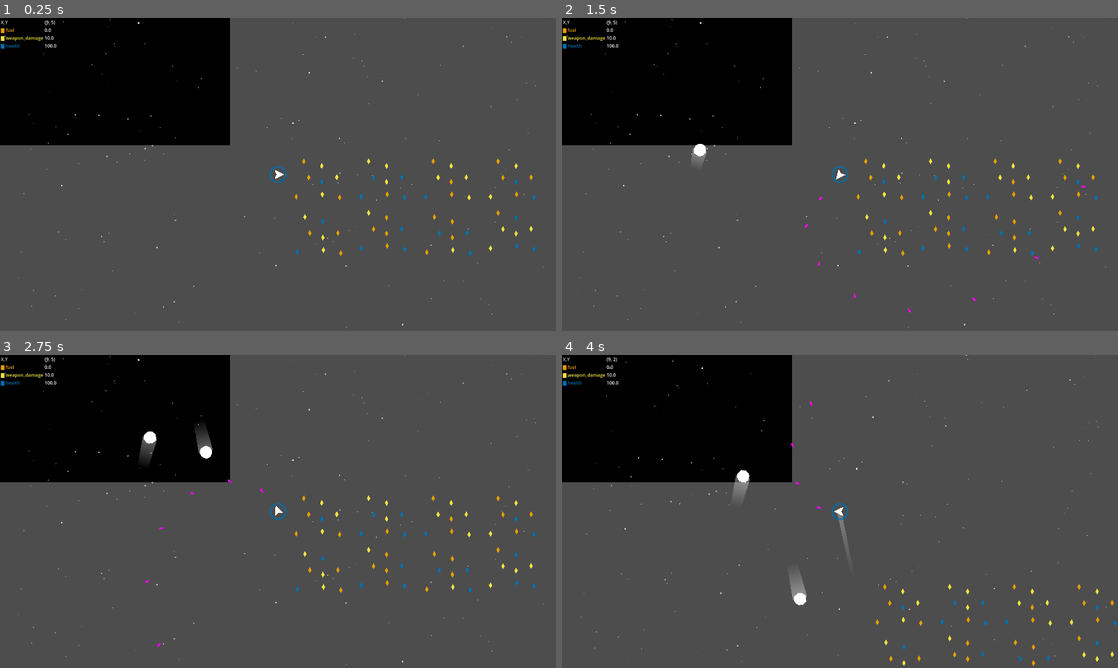
Above: before the commit, frames 1-4 (two rows, left to right).
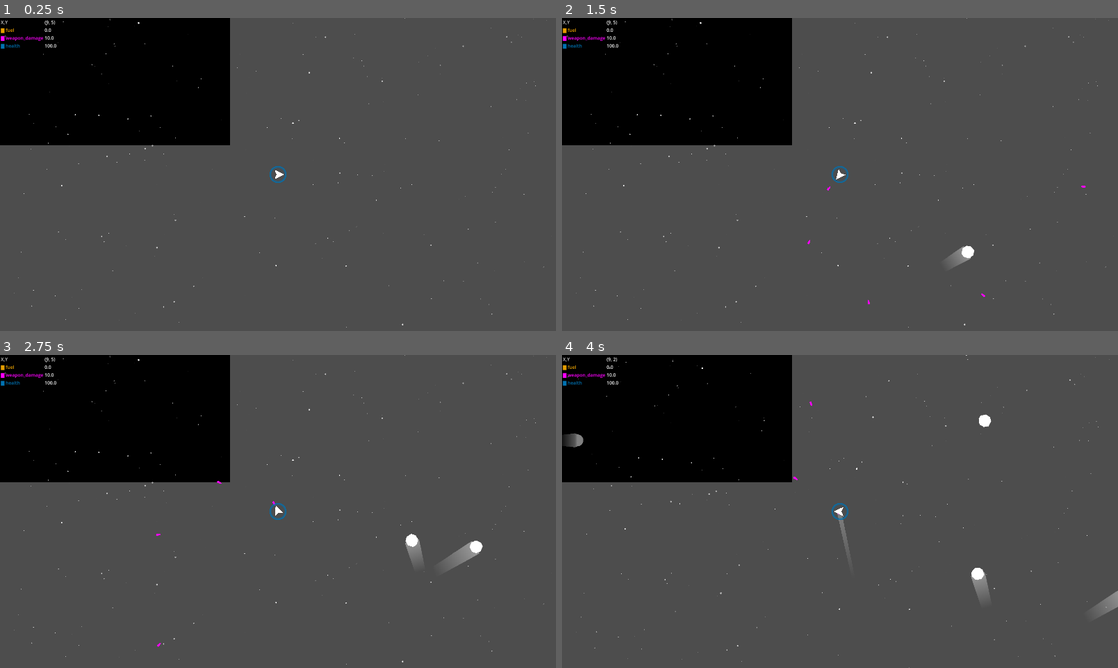
Above: after the commit, the same moments.

Repository: krets/space-octo
Game: Godot game, scene res://scenes/Game.tscn
Same seed, same stepped clock (60 frames per second), same inputs: the game is played once before the commit and once after it.
Inputs:
- Up to frame 1 (0.25 s): no input
- Up to frame 2 (1.5 s): tap Enter at 0.5 s; hold D (turn_right) 0.53-1.28 s; hold Space (shoot) 0.53-1.28 s; hold S (brake) from 1.28 s (still down); tap Space (shoot) at 1.35 s
- Up to frame 3 (2.75 s): release S (brake) at 2.03 s; hold D (turn_right) from 2.03 s (still down); hold Space (shoot) from 2.03 s (still down)
- Up to frame 4 (4 s): release D (turn_right) at 2.78 s; release Space (shoot) at 2.78 s; hold W (thrust) 2.78-3.53 s; tap Space (shoot) at 2.85 s; hold A (turn_left) from 3.53 s (still down); hold Space (shoot) from 3.53 s (still down)

The runs differ from the first frame. In frame 1, 0.5% of the frame differs, in the area x 0-97%, y 5-77%; in frame 2, 0.9%; in frame 3, 1.5%; in frame 4, 1.5%.

Commit message:
reset stats; deleted temp pickups

Diff:
--- a/resources/color_palette.tres
+++ b/resources/color_palette.tres
@@ -1,4 +1,4 @@
 [gd_resource type="ColorPalette" format=3 uid="uid://c25rfq4f46u7j"]
 
 [resource]
-colors = PackedColorArray(0.901961, 0.623529, 0, 1, 0.941176, 0.894118, 0.258824, 1, 0, 0.447059, 0.698039, 1, 1, 0, 1, 1)
+colors = PackedColorArray(0.901961, 0.623529, 0, 1, 1, 0, 1, 1, 0, 0.447059, 0.698039, 1, 0.941176, 0.894118, 0.258824, 1)
--- a/resources/player_stats.tres
+++ b/resources/player_stats.tres
@@ -10,14 +10,16 @@
 max_speed = 900.0
 max_health = 200.0
 health = 100.0
-weapon_cooldown = 0.1
+weapon_cooldown = 0.2
 weapon_damage = 10.0
+max_weapon_damage = 100.0
 shield_size_empty = 14.0
 shield_size_min = 32.0
 shield_display_min = 25.0
 shield_grow_size = 120.0
 shield_grow_threshold = null
 fuel = 0.0
+max_fuel = 500.0
 points_blue = 0
 points_orange = 0
 points_yellow = 0
--- a/scenes/Game.tscn
+++ b/scenes/Game.tscn
@@ -1,14 +1,13 @@
-[gd_scene load_steps=6 format=3 uid="uid://fl2kqgotehqv"]
+[gd_scene load_steps=5 format=3 uid="uid://fl2kqgotehqv"]
 
 [ext_resource type="Script" uid="uid://1sg3fatw1k6i" path="res://scripts/game.gd" id="1_78awf"]
 [ext_resource type="PackedScene" uid="uid://cwuun8ra6ut7b" path="res://scenes/starfield.tscn" id="1_cpr0p"]
 [ext_resource type="PackedScene" uid="uid://dqo5pdkg21lrv" path="res://scenes/Player.tscn" id="2_cpr0p"]
 [ext_resource type="PackedScene" uid="uid://cha7k347d2gt3" path="res://scenes/hud_stats.tscn" id="3_s0nni"]
-[ext_resource type="PackedScene" uid="uid://craxkns3tugl7" path="res://scenes/pickup.tscn" id="5_s0nni"]
 
 [node name="Game" type="Node2D"]
 script = ExtResource("1_78awf")
-asteroid_timer_max = 5.0
+asteroid_timer_max = 3.0
 max_asteroids = 150
 
 [node name="CanvasLayer" type="CanvasLayer" parent="."]
@@ -40,196 +39,4 @@
 
 [node name="Asteroids" type="Node2D" parent="."]
 
-[node name="Pickup" parent="." instance=ExtResource("5_s0nni")]
-position = Vector2(1079, 562)
-
-[node name="Pickup2" parent="." instance=ExtResource("5_s0nni")]
-position = Vector2(1176, 561)
-
-[node name="Pickup3" parent="." instance=ExtResource("5_s0nni")]
-position = Vector2(1124, 522)
-
-[node name="Pickup4" parent="." instance=ExtResource("5_s0nni")]
-position = Vector2(1126, 620)
-
-[node name="Pickup5" parent="." instance=ExtResource("5_s0nni")]
-position = Vector2(1036, 628)
-
-[node name="Pickup6" parent="." instance=ExtResource("5_s0nni")]
-position = Vector2(1062, 506)
-
-[node name="Pickup7" parent="." instance=ExtResource("5_s0nni")]
-position = Vector2(1124, 577)
-
-[node name="Pickup8" parent="." instance=ExtResource("5_s0nni")]
-position = Vector2(1186, 631)
-
-[node name="Pickup9" parent="." instance=ExtResource("5_s0nni")]
-position = Vector2(1303, 562)
-
-[node name="Pickup10" parent="." instance=ExtResource("5_s0nni")]
-position = Vector2(1400, 561)
-
-[node name="Pickup11" parent="." instance=ExtResource("5_s0nni")]
-position = Vector2(1348, 522)
-
-[node name="Pickup12" parent="." instance=ExtResource("5_s0nni")]
-position = Vector2(1350, 620)
-
-[node name="Pickup13" parent="." instance=ExtResource("5_s0nni")]
-position = Vector2(1260, 628)
-
-[node name="Pickup14" parent="." instance=ExtResource("5_s0nni")]
-position = Vector2(1286, 506)
-
-[node name="Pickup15" parent="." instance=ExtResource("5_s0nni")]
-position = Vector2(1348, 577)
-
-[node name="Pickup16" parent="." instance=ExtResource("5_s0nni")]
-position = Vector2(1410, 631)
-
-[node name="Pickup17" parent="." instance=ExtResource("5_s0nni")]
-position = Vector2(1303, 740)
-
-[node name="Pickup18" parent="." instance=ExtResource("5_s0nni")]
-position = Vector2(1400, 739)
-
-[node name="Pickup19" parent="." instance=ExtResource("5_s0nni")]
-position = Vector2(1348, 700)
-
-[node name="Pickup20" parent="." instance=ExtResource("5_s0nni")]
-position = Vector2(1350, 798)
-
-[node name="Pickup21" parent="." instance=ExtResource("5_s0nni")]
-position = Vector2(1260, 806)
-
-[node name="Pickup22" parent="." instance=ExtResource("5_s0nni")]
-position = Vector2(1286, 684)
-
-[node name="Pickup23" parent="." instance=ExtResource("5_s0nni")]
-position = Vector2(1348, 755)
-
-[node name="Pickup24" parent="." instance=ExtResource("5_s0nni")]
-position = Vector2(1410, 809)
-
-[node name="Pickup25" parent="." instance=ExtResource("5_s0nni")]
-position = Vector2(1083, 754)
-
-[node name="Pickup26" parent="." instance=ExtResource("5_s0nni")]
-position = Vector2(1180, 753)
-
-[node name="Pickup27" parent="." instance=ExtResource("5_s0nni")]
-position = Vector2(1128, 714)
-
-[node name="Pickup28" parent="." instance=ExtResource("5_s0nni")]
-position = Vector2(1130, 812)
-
-[node name="Pickup29" parent="." instance=ExtResource("5_s0nni")]
-position = Vector2(1040, 820)
-
-[node name="Pickup30" parent="." instance=ExtResource("5_s0nni")]
-position = Vector2(1066, 698)
-
-[node name="Pickup31" parent="." instance=ExtResource("5_s0nni")]
-position = Vector2(1128, 769)
-
-[node name="Pickup32" parent="." instance=ExtResource("5_s0nni")]
-position = Vector2(1190, 823)
-
-[node name="Pickup33" parent="." instance=ExtResource("5_s0nni")]
-position = Vector2(1526, 562)
-
-[node name="Pickup34" parent="." instance=ExtResource("5_s0nni")]
-position = Vector2(1623, 561)
-
-[node name="Pickup35" parent="." instance=ExtResource("5_s0nni")]
-position = Vector2(1571, 522)
-
-[node name="Pickup36" parent="." instance=ExtResource("5_s0nni")]
-position = Vector2(1573, 620)
-
-[node name="Pickup37" parent="." instance=ExtResource("5_s0nni")]
-position = Vector2(1483, 628)
-
-[node name="Pickup38" parent="." instance=ExtResource("5_s0nni")]
-position = Vector2(1509, 506)
-
-[node name="Pickup39" parent="." instance=ExtResource("5_s0nni")]
-position = Vector2(1571, 577)
-
-[node name="Pickup40" parent="." instance=ExtResource("5_s0nni")]
-position = Vector2(1633, 631)
-
-[node name="Pickup41" parent="." instance=ExtResource("5_s0nni")]
-position = Vector2(1750, 562)
-
-[node name="Pickup42" parent="." instance=ExtResource("5_s0nni")]
-position = Vector2(1847, 561)
-
-[node name="Pickup43" parent="." instance=ExtResource("5_s0nni")]
-position = Vector2(1795, 522)
-
-[node name="Pickup44" parent="." instance=ExtResource("5_s0nni")]
-position = Vector2(1797, 620)
-
-[node name="Pickup45" parent="." instance=ExtResource("5_s0nni")]
-position = Vector2(1707, 628)
-
-[node name="Pickup46" parent="." instance=ExtResource("5_s0nni")]
-position = Vector2(1733, 506)
-
-[node name="Pickup47" parent="." instance=ExtResource("5_s0nni")]
-position = Vector2(1795, 577)
-
-[node name="Pickup48" parent="." instance=ExtResource("5_s0nni")]
-position = Vector2(1857, 631)
-
-[node name="Pickup49" parent="." instance=ExtResource("5_s0nni")]
-position = Vector2(1750, 740)
-
-[node name="Pickup50" parent="." instance=ExtResource("5_s0nni")]
-position = Vector2(1847, 739)
-
-[node name="Pickup51" parent="." instance=ExtResource("5_s0nni")]
-position = Vector2(1795, 700)
-
-[node name="Pickup52" parent="." instance=ExtResource("5_s0nni")]
-position = Vector2(1797, 798)
-
-[node name="Pickup53" parent="." instance=ExtResource("5_s0nni")]
-position = Vector2(1707, 806)
-
-[node name="Pickup54" parent="." instance=ExtResource("5_s0nni")]
-position = Vector2(1733, 684)
-
-[node name="Pickup55" parent="." instance=ExtResource("5_s0nni")]
-position = Vector2(1795, 755)
-
-[node name="Pickup56" parent="." instance=ExtResource("5_s0nni")]
-position = Vector2(1857, 809)
-
-[node name="Pickup57" parent="." instance=ExtResource("5_s0nni")]
-position = Vector2(1530, 754)
-
-[node name="Pickup58" parent="." instance=ExtResource("5_s0nni")]
-position = Vector2(1627, 753)
-
-[node name="Pickup59" parent="." instance=ExtResource("5_s0nni")]
-position = Vector2(1575, 714)
-
-[node name="Pickup60" parent="." instance=ExtResource("5_s0nni")]
-position = Vector2(1577, 812)
-
-[node name="Pickup61" parent="." instance=ExtResource("5_s0nni")]
-position = Vector2(1487, 820)
-
-[node name="Pickup62" parent="." instance=ExtResource("5_s0nni")]
-position = Vector2(1513, 698)
-
-[node name="Pickup63" parent="." instance=ExtResource("5_s0nni")]
-position = Vector2(1575, 769)
-
-[node name="Pickup64" parent="." instance=ExtResource("5_s0nni")]
-position = Vector2(1637, 823)
-
 [connection signal="timeout" from="AsteroidSpawner" to="." method="_on_asteroid_spawner_timeout"]
--- a/scripts/player/player.gd
+++ b/scripts/player/player.gd
@@ -90,6 +90,8 @@
 
 func take_damage(damage : float) -> void:
 	stats.health -= damage
+	stats.weapon_damage -= damage/2
+	stats.weapon_damage = max(1.0, stats.weapon_damage)
 	print("player received: %s damage" % damage)
 	if stats.health <= 0.0:
 		print("You dead now.")
--- a/scripts/player/stats.gd
+++ b/scripts/player/stats.gd
@@ -1,14 +1,14 @@
 extends Resource
 class_name PlayerStats
 
-@export var thrust_speed : float = 100
-@export var brake_speed : float = 50
-@export var turn_rate : float = 5.0
-@export var max_speed : float = 600
+@export var thrust_speed : float = 500
+@export var brake_speed : float = 250
+@export var turn_rate : float = 3.0
+@export var max_speed : float = 900
 @export var max_health : float = 200
 @export var health : float = 100
-@export var weapon_cooldown : float = 1.0
-@export var weapon_damage : float = 1.0
+@export var weapon_cooldown : float = 0.2
+@export var weapon_damage : float = 10.0
 @export var max_weapon_damage : float = 100.0
 
 
Not shown, changed: ToDo.md
